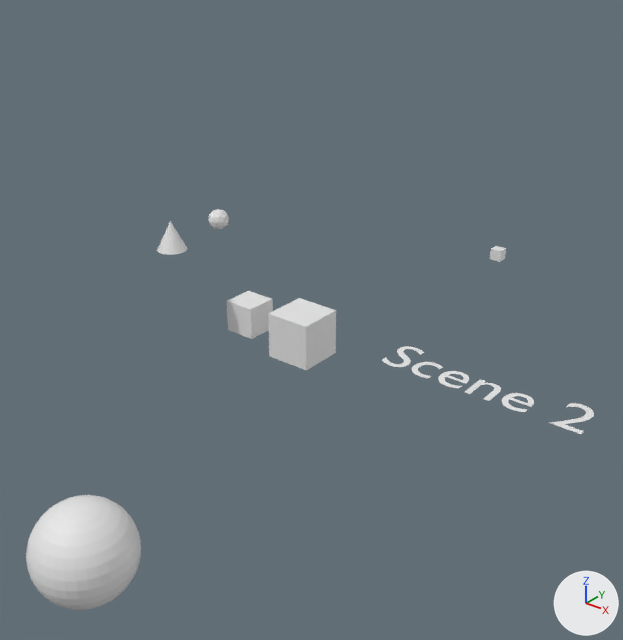
An edit to the glTF model 00_demo/working/0_intro_scene/scene.gltf, drawn before and after from the same camera.
Rendered twice from a 50 mm lens placed at (6.16, -9.22, 6.0), pointed at (-0.71, -0.64, 0.68). The axes (+X, +Y, +Z) are drawn at lower right. The lights are the same throughout. The picture after the commit comes second. Where no turn or scale is listed for an object, it has been applied to the vertices.
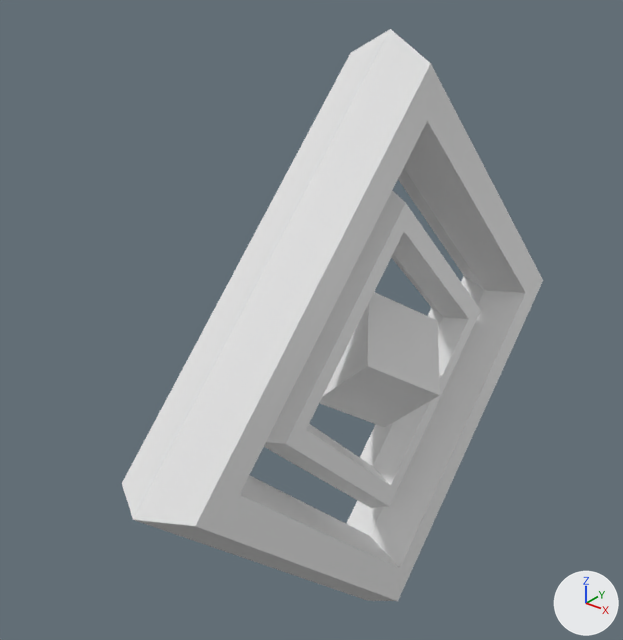
What differs and where, as boxes (x1, y1, x2, y2) in the pictures (623 x 640 px):
```json
{"object": "Torus", "change": "added", "after": [122, 29, 543, 601]}
{"object": "Torus.001", "change": "added", "after": [264, 190, 481, 508]}
{"object": "Cube", "change": "moved, turned, rescaled", "before": [227, 291, 273, 339], "after": [320, 292, 440, 427]}
{"object": "Sphere", "change": "deleted", "before": [26, 495, 141, 610]}
{"object": "Cube.001", "change": "deleted", "before": [268, 298, 336, 370]}
{"object": "Text", "change": "deleted", "before": [382, 346, 594, 434]}
{"object": "Cone", "change": "deleted", "before": [157, 221, 187, 255]}
{"object": "Icosphere", "change": "deleted", "before": [208, 209, 229, 229]}
{"object": "Cube.002", "change": "deleted", "before": [490, 246, 506, 262]}
```

Scene script edits in JSON lines:
```json
{"op": "add", "block": "me_torus", "code": ["me_torus = bpy.data.meshes.new('Torus')", "me_torus.from_pydata(...)  # 24 vertices, 48 faces; spans x -4.6..4.6, y -4.6..4.6, z -0.6..0.6"]}
{"op": "remove", "block": "ob_text", "code": ["ob_text = bpy.data.objects.new('Text', me_text)", "ob_text.location = (0.0, 0.0, 0.0)"]}
{"op": "add", "block": "ob_cube", "code": "ob_cube.parent = ob_torus_001"}
{"op": "set", "path": "ob_cube.location", "old": "(-2.486, 0.0, 0.0)", "new": "(0.0, 0.0, 0.0)"}
{"op": "set", "path": "ob_cube.rotation_euler", "old": "(0.0, 0.0, 0.0)", "new": "(0.785, 0.785, 0.0)", "note": "degrees (0, 0, 0) -> degrees (45, 45, 0)"}
{"op": "set", "path": "ob_cube.scale", "old": "(0.259, 0.259, 0.259)", "new": "(1.09, 1.09, 1.09)"}
{"op": "remove", "block": "ob_cube_001", "code": ["ob_cube_001 = bpy.data.objects.new('Cube.001', me_cube_007)", "ob_cube_001.location = (-1.4, 0.0, 0.0)"]}
{"op": "remove", "block": "ob_sphere", "code": ["ob_sphere = bpy.data.objects.new('Sphere', me_sphere)", "ob_sphere.location = (0.0, -5.25, 0.0)"]}
{"op": "remove", "block": "ob_cone", "code": ["ob_cone = bpy.data.objects.new('Cone', me_cone_001)", "ob_cone.location = (-3.15, -0.96, 1.48)"]}
{"op": "remove", "block": "ob_icosphere", "code": ["ob_icosphere = bpy.data.objects.new('Icosphere', me_icosphere)", "ob_icosphere.location = (-3.09, 0.0, 1.48)"]}
{"op": "remove", "block": "ob_cube_002", "code": ["ob_cube_002 = bpy.data.objects.new('Cube.002', me_cube_008)", "ob_cube_002.location = (0.0, 3.6, 0.56)"]}
{"op": "add", "block": "ob_torus_001", "code": ["ob_torus_001 = bpy.data.objects.new('Torus.001', me_torus.copy())", "ob_torus_001.parent = ob_torus", "ob_torus_001.location = (0.0, 0.0, 0.0)", "ob_torus_001.scale = (0.579, 0.579, 0.579)"]}
{"op": "add", "block": "ob_torus", "code": ["ob_torus = bpy.data.objects.new('Torus', me_torus)", "ob_torus.location = (0.0, 0.0, 0.0)", "ob_torus.rotation_euler = (0.0, 1.574, 0.0)  # degrees (0, 90, 0)"]}
```
